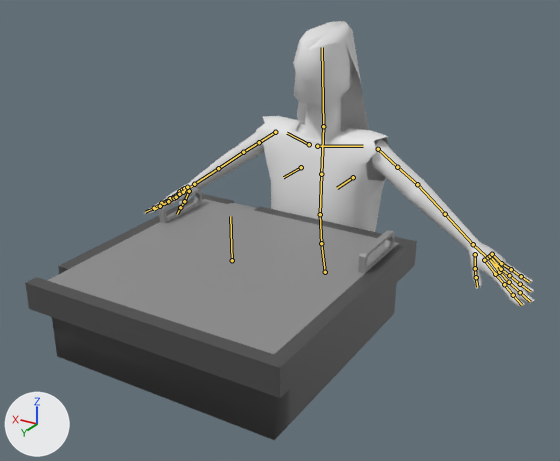
An edit to the Blender file DONT_EXPORT/Animations/DM_Anims/DM_Anims.blend, drawn before and after from the same camera.
Camera for both pictures: a 50 mm lens placed at (-2.87, 4.12, 2.39), pointed at (-0.17, -0.38, 0.14). The axes (+X, +Y, +Z) are drawn at lower left. The lights are the same throughout. The first picture is the older version. The bones that change, and the others that lie on the model, are drawn over the model as lines.
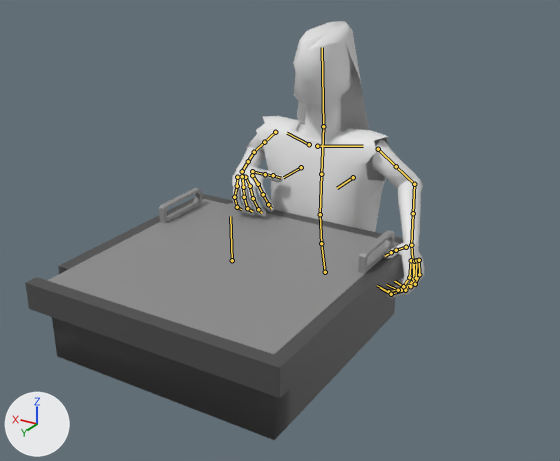
The newer file adds an action. The first version stands in its rest pose; the second is drawn at frame 50 of the action 'DM_Emote3'.

Boxes (x1, y1, x2, y2) around the edits, measured in the pictures (560 x 461 px):
```json
{"object": "Cube.001", "change": "posed", "before": [144, 21, 535, 307], "after": [232, 21, 425, 298], "on screen": "51% narrower"}
```

Edits to the scene script, one JSON object a line:
```json
{"block": "bone_f_index_01_master_l", "where": "bone_f_index_01_master_l = bpy.data.objects['DM_Rig'].pose.bones['f_index.01_master.L']  # child of 'ORG-palm.01.L'"}
{"op": "set", "path": "bone_f_index_01_master_l.rotation_quaternion", "old": "(1.0, 0.0, 0.0, 0.0)", "new": "(0.935, -0.355, 0.0, 0.0)", "note": "degrees (0, 0, 0) -> degrees (-42, 0, 0)"}
{"op": "set", "path": "bone_f_index_01_master_l.scale", "old": "(1.0, 1.0, 1.0)", "new": "(1.0, 0.76, 1.0)"}
{"block": "bone_thumb_01_master_l", "where": "bone_thumb_01_master_l = bpy.data.objects['DM_Rig'].pose.bones['thumb.01_master.L']  # child of 'ORG-palm.01.L'"}
{"op": "set", "path": "bone_thumb_01_master_l.location", "old": "(0.0, 0.0, 0.0)", "new": "(-0.02, -0.012, 0.044)"}
{"op": "set", "path": "bone_thumb_01_master_l.rotation_quaternion", "old": "(1.0, 0.0, 0.0, 0.0)", "new": "(0.961, 0.226, 0.091, 0.131)", "note": "degrees (0, 0, 0) -> degrees (28, 7, 17)"}
{"block": "bone_f_middle_01_master_l", "where": "bone_f_middle_01_master_l = bpy.data.objects['DM_Rig'].pose.bones['f_middle.01_master.L']  # child of 'ORG-palm.02.L'"}
{"op": "set", "path": "bone_f_middle_01_master_l.rotation_quaternion", "old": "(1.0, 0.0, 0.0, 0.0)", "new": "(0.935, -0.355, 0.0, 0.0)", "note": "degrees (0, 0, 0) -> degrees (-42, 0, 0)"}
{"op": "set", "path": "bone_f_middle_01_master_l.scale", "old": "(1.0, 1.0, 1.0)", "new": "(1.0, 0.76, 1.0)"}
{"block": "bone_f_ring_01_master_l", "where": "bone_f_ring_01_master_l = bpy.data.objects['DM_Rig'].pose.bones['f_ring.01_master.L']  # child of 'ORG-palm.03.L'"}
{"op": "set", "path": "bone_f_ring_01_master_l.rotation_quaternion", "old": "(1.0, 0.0, 0.0, 0.0)", "new": "(0.935, -0.355, 0.0, 0.0)", "note": "degrees (0, 0, 0) -> degrees (-42, 0, 0)"}
{"op": "set", "path": "bone_f_ring_01_master_l.scale", "old": "(1.0, 1.0, 1.0)", "new": "(1.0, 0.76, 1.0)"}
{"block": "bone_f_pinky_01_master_l", "where": "bone_f_pinky_01_master_l = bpy.data.objects['DM_Rig'].pose.bones['f_pinky.01_master.L']  # child of 'ORG-palm.04.L'"}
{"op": "set", "path": "bone_f_pinky_01_master_l.rotation_quaternion", "old": "(1.0, 0.0, 0.0, 0.0)", "new": "(0.935, -0.355, 0.0, 0.0)", "note": "degrees (0, 0, 0) -> degrees (-42, 0, 0)"}
{"op": "set", "path": "bone_f_pinky_01_master_l.scale", "old": "(1.0, 1.0, 1.0)", "new": "(1.0, 0.76, 1.0)"}
{"block": "bone_palm_l", "where": "bone_palm_l = bpy.data.objects['DM_Rig'].pose.bones['palm.L']  # child of 'DEF-hand.L'"}
{"op": "set", "path": "bone_palm_l.location", "old": "(0.0, 0.0, 0.0)", "new": "(0.005, -0.051, 0.016)"}
{"block": "bone_f_index_01_master_r", "where": "bone_f_index_01_master_r = bpy.data.objects['DM_Rig'].pose.bones['f_index.01_master.R']  # child of 'ORG-palm.01.R'"}
{"op": "set", "path": "bone_f_index_01_master_r.rotation_quaternion", "old": "(1.0, 0.0, 0.0, 0.0)", "new": "(0.935, -0.355, 0.0, 0.0)", "note": "degrees (0, 0, 0) -> degrees (-42, 0, 0)"}
{"op": "set", "path": "bone_f_index_01_master_r.scale", "old": "(1.0, 1.0, 1.0)", "new": "(1.0, 0.76, 1.0)"}
{"block": "bone_thumb_01_master_r", "where": "bone_thumb_01_master_r = bpy.data.objects['DM_Rig'].pose.bones['thumb.01_master.R']  # child of 'ORG-palm.01.R'"}
{"op": "set", "path": "bone_thumb_01_master_r.location", "old": "(0.0, 0.0, 0.0)", "new": "(0.02, -0.012, 0.044)"}
{"op": "set", "path": "bone_thumb_01_master_r.rotation_quaternion", "old": "(1.0, 0.0, 0.0, 0.0)", "new": "(0.961, 0.226, -0.091, -0.131)", "note": "degrees (0, 0, 0) -> degrees (28, -7, -17)"}
{"block": "bone_f_middle_01_master_r", "where": "bone_f_middle_01_master_r = bpy.data.objects['DM_Rig'].pose.bones['f_middle.01_master.R']  # child of 'ORG-palm.02.R'"}
{"op": "set", "path": "bone_f_middle_01_master_r.rotation_quaternion", "old": "(1.0, 0.0, 0.0, 0.0)", "new": "(0.935, -0.355, 0.0, 0.0)", "note": "degrees (0, 0, 0) -> degrees (-42, 0, 0)"}
{"op": "set", "path": "bone_f_middle_01_master_r.scale", "old": "(1.0, 1.0, 1.0)", "new": "(1.0, 0.76, 1.0)"}
{"block": "bone_f_ring_01_master_r", "where": "bone_f_ring_01_master_r = bpy.data.objects['DM_Rig'].pose.bones['f_ring.01_master.R']  # child of 'ORG-palm.03.R'"}
{"op": "set", "path": "bone_f_ring_01_master_r.rotation_quaternion", "old": "(1.0, 0.0, 0.0, 0.0)", "new": "(0.935, -0.355, 0.0, 0.0)", "note": "degrees (0, 0, 0) -> degrees (-42, 0, 0)"}
{"op": "set", "path": "bone_f_ring_01_master_r.scale", "old": "(1.0, 1.0, 1.0)", "new": "(1.0, 0.76, 1.0)"}
{"block": "bone_f_pinky_01_master_r", "where": "bone_f_pinky_01_master_r = bpy.data.objects['DM_Rig'].pose.bones['f_pinky.01_master.R']  # child of 'ORG-palm.04.R'"}
{"op": "set", "path": "bone_f_pinky_01_master_r.rotation_quaternion", "old": "(1.0, 0.0, 0.0, 0.0)", "new": "(0.935, -0.355, 0.0, 0.0)", "note": "degrees (0, 0, 0) -> degrees (-42, 0, 0)"}
{"op": "set", "path": "bone_f_pinky_01_master_r.scale", "old": "(1.0, 1.0, 1.0)", "new": "(1.0, 0.76, 1.0)"}
{"block": "bone_palm_r", "where": "bone_palm_r = bpy.data.objects['DM_Rig'].pose.bones['palm.R']  # child of 'DEF-hand.R'"}
{"op": "set", "path": "bone_palm_r.location", "old": "(0.0, 0.0, 0.0)", "new": "(-0.005, -0.051, 0.016)"}
{"block": "bone_hand_ik_l", "where": "bone_hand_ik_l = bpy.data.objects['DM_Rig'].pose.bones['hand_ik.L']  # child of 'MCH-hand_ik.parent.L'"}
{"op": "set", "path": "bone_hand_ik_l.location", "old": "(0.0, 0.0, 0.0)", "new": "(0.338, 0.426, 0.082)"}
{"op": "set", "path": "bone_hand_ik_l.rotation_quaternion", "old": "(1.0, 0.0, 0.0, 0.0)", "new": "(0.913, 0.312, -0.126, -0.23)", "note": "degrees (0, 0, 0) -> degrees (39, -5, -30)"}
{"block": "bone_hand_ik_r", "where": "bone_hand_ik_r = bpy.data.objects['DM_Rig'].pose.bones['hand_ik.R']  # child of 'MCH-hand_ik.parent.R'"}
{"op": "set", "path": "bone_hand_ik_r.location", "old": "(0.0, 0.0, 0.0)", "new": "(-0.81, 0.406, 0.383)"}
{"op": "set", "path": "bone_hand_ik_r.rotation_quaternion", "old": "(1.0, 0.0, 0.0, 0.0)", "new": "(0.469, 0.825, -0.303, -0.085)", "note": "degrees (0, 0, 0) -> degrees (123, -8, -36)"}
```
